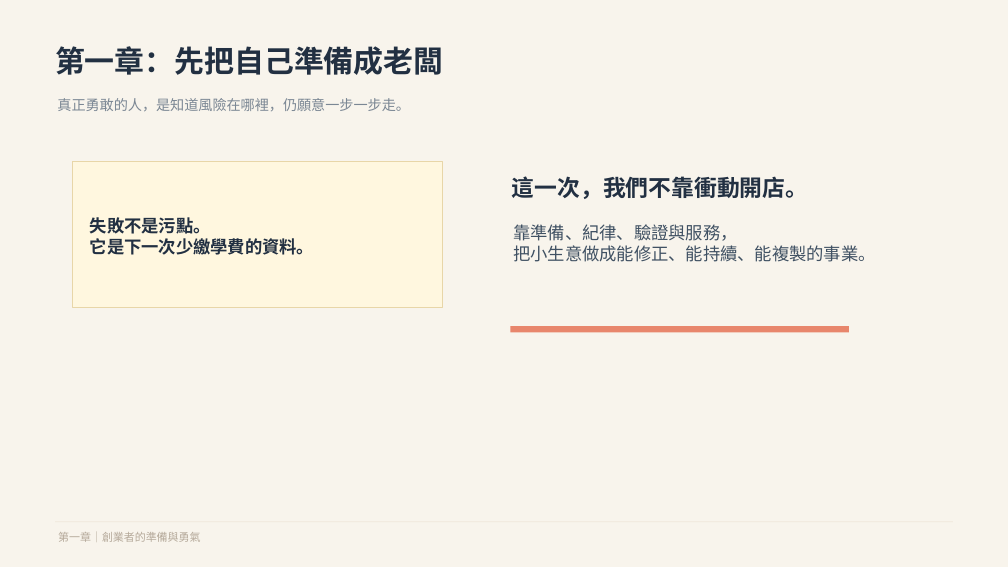
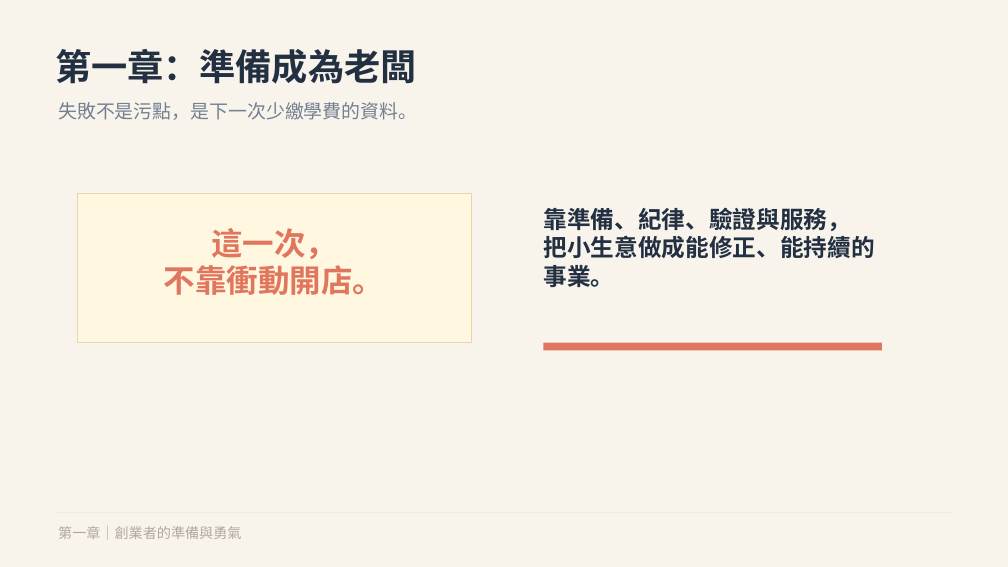
Before and after one commit to davidivy/20260601-new, a slide deck: slide 3 of 微型餐飲創業教學簡報_葉佳山.pptx. Drawn at 1008x567 pixels with LibreOffice and Linux fonts; fonts in the diff are those of the drawing. Boxes give left, top, right and bottom in pixels: in the first picture for what was removed or moved away, otherwise in the second. Text is boxed around its words. In the diff, an @@ line names an element or a change of style, - is before the commit and + after.

```diff
--- a/微型餐飲創業教學簡報_葉佳山.pptx
+++ b/微型餐飲創業教學簡報_葉佳山.pptx
@@ text at (55,49,417,84): text changed; size 28.5 to 34.5 pt @@
-第一章：先把自己準備成老闆
+第一章：準備成為老闆
@@ text at (58,102,417,120): text changed; size 13.5 to 18 pt; text colour #7B8794 to #728090 @@
-真正勇敢的人，是知道風險在哪裡，仍願意一步一步走。
+失敗不是污點，是下一次少繳學費的資料。
@@ text removed at (512,176,808,199) @@
-這一次，我們不靠衝動開店。
@@ rectangle: place and size @@
-rectangle at (73,162,443,308)
+rectangle at (77,193,471,343)
@@ text at (543,208,851,231): size 16.5 to 22.5 pt, text colour #405163 to #223042, bold on in "靠準備、紀律、驗證與服務，" @@
@@ text "靠準備、紀律、驗證與服務，": place and size @@
-text "靠準備、紀律、驗證與服務，" at (513,224,875,262)
+text "靠準備、紀律、驗證與服務，" at (543,208,874,287)
@@ text at (164,228,384,295): text changed; size 16.5 to 30 pt; text colour #223042 to #E1765E @@
-失敗不是污點。
-它是下一次少繳學費的資料。
+這一次，
+不靠衝動開店。
@@ text at (543,235,874,287): text changed; size 16.5 to 22.5 pt; text colour #405163 to #223042; bold on @@
-把小生意做成能修正、能持續、能複製的事業。
+把小生意做成能修正、能持續的事業。
@@ rectangle: place and size @@
-rectangle at (510,326,849,332)
+rectangle at (544,343,882,350)
@@ rectangle at (544,343,882,350): fill #E8866C to #E1765E @@
@@ text "第一章｜創業者的準備與勇氣" at (58,526,241,539): size 10.5 to 13.5 pt, text colour #B5A99A to #B3A79B @@
```
Also in this commit, not shown: 13 other slides changed, 1 slide added, 2 slides removed, 1 other file.
